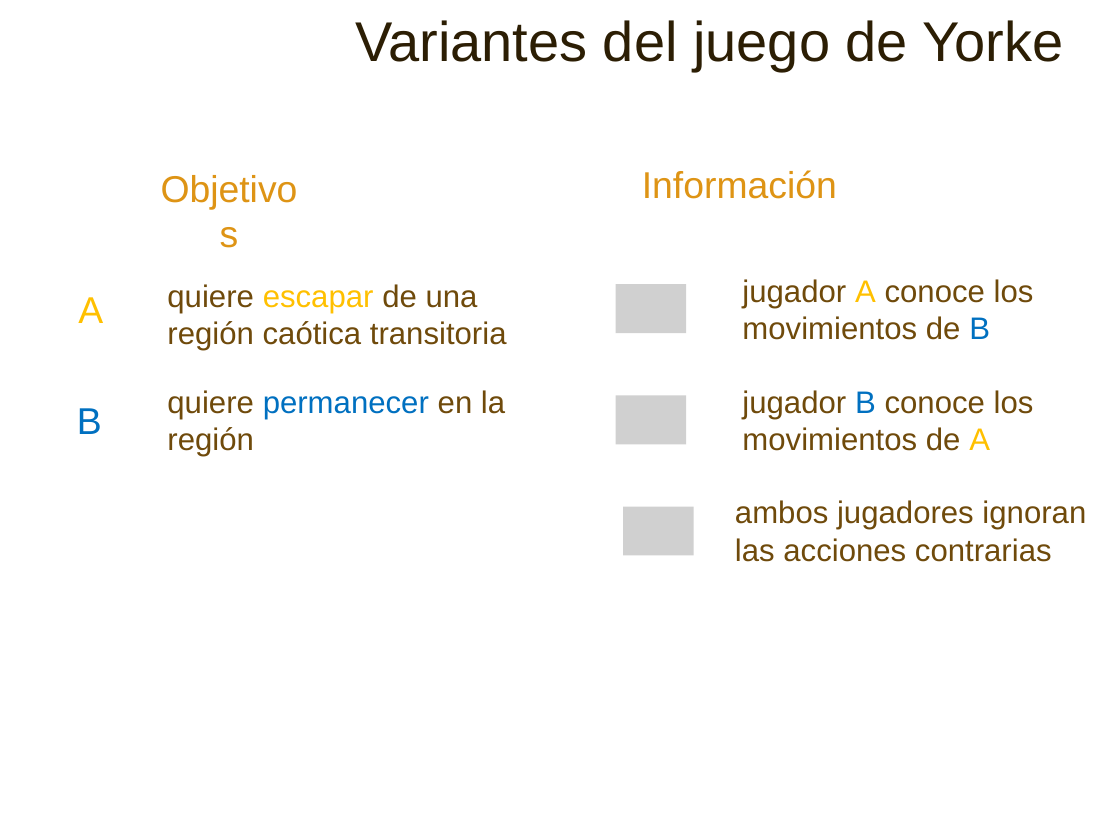
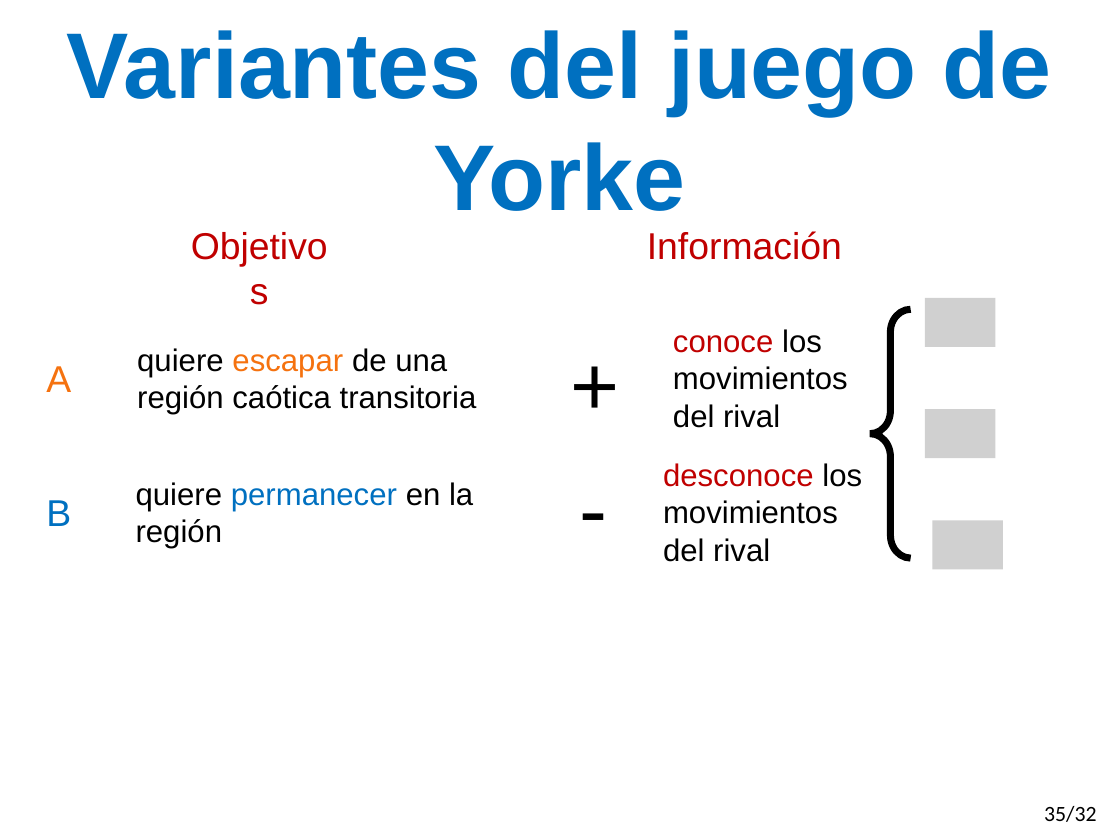
Before and after one commit to gasparalfaro/Tesis-Tesis, a slide deck: slide 36 of Presentacion/Thesis Presentation Gaspar Alfaro.pptx (slide 28 before the commit). Drawn at 1120x840 pixels with LibreOffice and Linux fonts; fonts in the diff are those of the drawing; grey boxes stand for pictures. Boxes give left, top, right and bottom in pixels: in the first picture for what was removed or moved away, otherwise in the second. Text is boxed around its words. In the diff, an @@ line names an element or a change of style, - is before the commit and + after.

```diff
--- a/Presentacion/Thesis Presentation Gaspar Alfaro.pptx
+++ b/Presentacion/Thesis Presentation Gaspar Alfaro.pptx
@@ text "Variantes del juego de Yorke" at bbox=[67, 30, 1052, 211]: size 36 to 60 pt, text colour #2C1E04 to #0070C0, bold on; alignment right to centre; list level 2 to 1 in "Variantes del juego de Yorke" @@
@@ text "Objetivos" at bbox=[170, 217, 347, 273]: text colour #DE9415 to #C00000 @@
@@ text "Objetivos": place and size @@
-text "Objetivos" at bbox=[140, 159, 317, 215]
+text "Objetivos" at bbox=[170, 217, 347, 273]
@@ text "Información": place and size @@
-text "Información" at bbox=[642, 170, 837, 199]
+text "Información" at bbox=[647, 231, 842, 260]
@@ text "Información" at bbox=[647, 231, 842, 260]: text colour #DE9415 to #C00000 @@
@@ picture removed at bbox=[616, 284, 687, 334] @@
@@ picture added at bbox=[925, 298, 996, 347] @@
@@ text added at bbox=[560, 326, 628, 439], 54 pt, text #000000 @@
++
@@ text at bbox=[673, 329, 848, 428]: text changed; text colour #6F4A0B to #000000 @@
-jugador A conoce los movimientos de B
+conoce los movimientos del rival
@@ left brace added at bbox=[870, 309, 911, 558], outline #000000 4.5 pt @@
@@ text "A": place and size @@
-text "A" at bbox=[78, 297, 103, 323]
+text "A" at bbox=[46, 366, 71, 392]
@@ text "A" at bbox=[46, 366, 71, 392]: text colour #FFC000 to #F5720F @@
@@ text "quiere escapar de una región ...": place and size @@
-text "quiere escapar de una región ..." at bbox=[167, 284, 507, 351]
+text "quiere escapar de una región ..." at bbox=[137, 348, 477, 414]
@@ text "quiere escapar de una región ..." at bbox=[137, 348, 477, 414]: text colour #6F4A0B to #000000 in "quiere de una región caótica transitoria"; text colour #FFC000 to #F5720F in "escapar" @@
@@ picture removed at bbox=[616, 395, 687, 445] @@
@@ picture added at bbox=[925, 409, 996, 458] @@
@@ text "quiere permanecer en la región": place and size @@
-text "quiere permanecer en la región" at bbox=[167, 390, 505, 456]
+text "quiere permanecer en la región" at bbox=[136, 482, 473, 548]
@@ text "quiere permanecer en la región" at bbox=[136, 482, 473, 548]: text colour #6F4A0B to #000000 in "quiere en la región" @@
@@ text added at bbox=[560, 450, 628, 563], 54 pt, text #000000 @@
+-
@@ text at bbox=[663, 463, 862, 562]: text changed; text colour #6F4A0B to #000000 @@
-jugador B conoce los movimientos de A
+desconoce los movimientos del rival
@@ text "B": place and size @@
-text "B" at bbox=[77, 408, 102, 434]
+text "B" at bbox=[46, 500, 71, 526]
@@ picture removed at bbox=[623, 506, 693, 556] @@
@@ text removed at bbox=[735, 500, 1086, 562] @@
-ambos jugadores ignoran las acciones contrarias
@@ picture added at bbox=[932, 521, 1002, 570] @@
@@ page number added at bbox=[1044, 806, 1097, 822], 14 pt, text #000000 @@
+35/32
```
Also in this commit, not shown: 34 other slides changed, 23 slides added, 6 slides removed.
